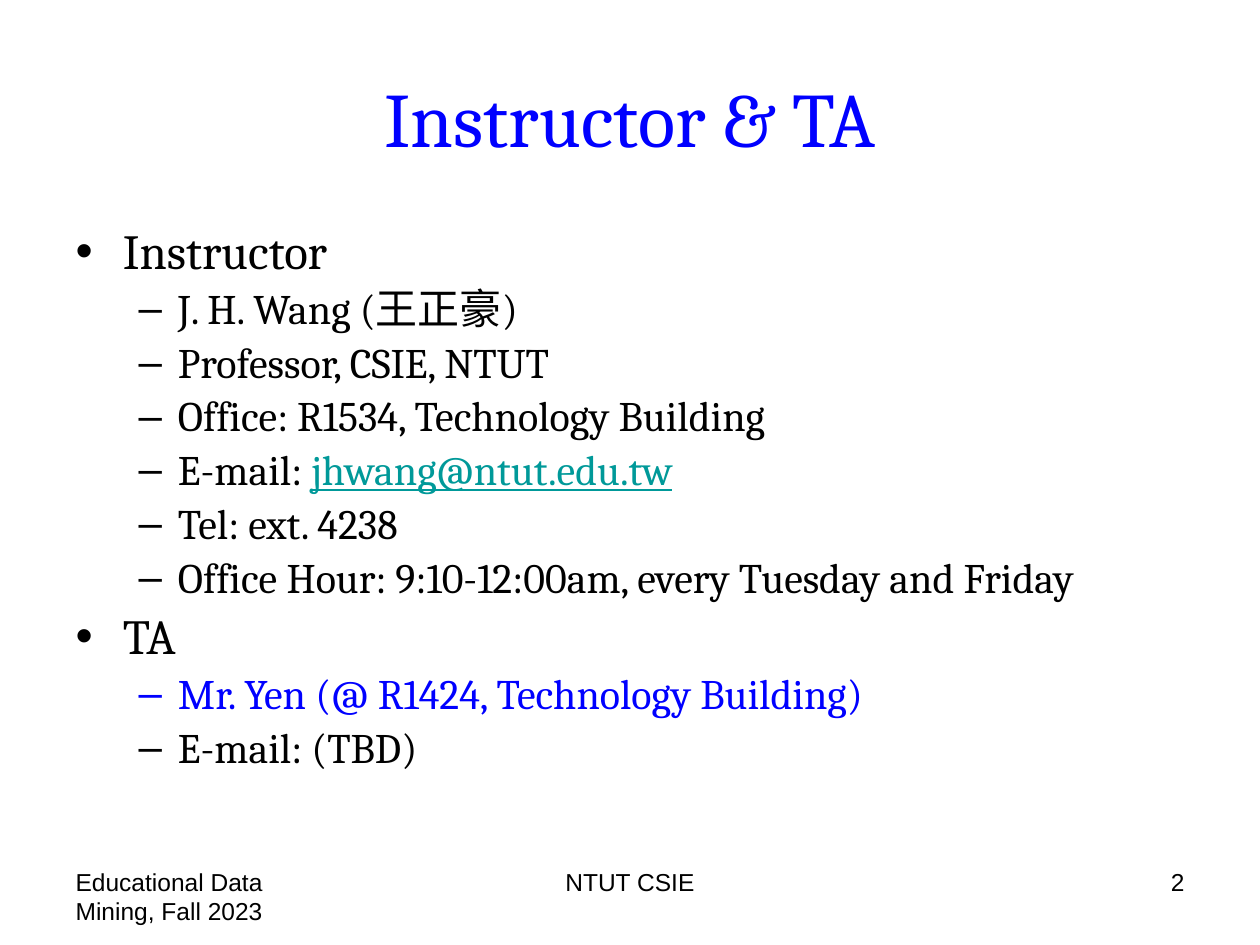
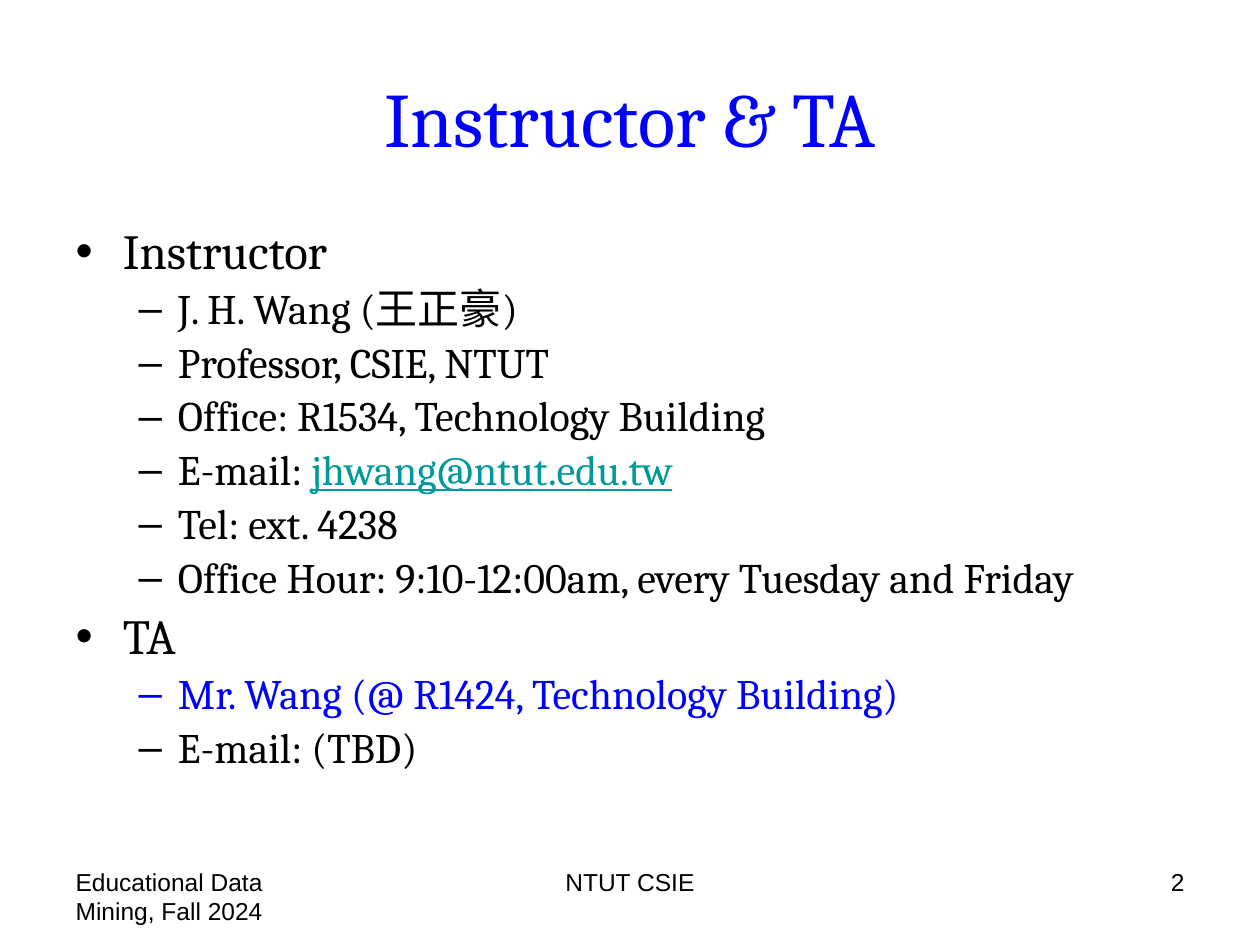
Before and after one commit to chriswjh/chriswjh.github.io, a slide deck: slide 2 of EDM/00-overview.pptx. Drawn at 1260x945 pixels with LibreOffice and Linux fonts; fonts in the diff are those of the drawing. Boxes give left, top, right and bottom in pixels: in the first picture for what was removed or moved away, otherwise in the second. Text is boxed around its words. In the diff, an @@ line names an element or a change of style, - is before the commit and + after.

```diff
--- a/EDM/00-overview.pptx
+++ b/EDM/00-overview.pptx
@@ text at box(178, 679, 898, 719): text changed @@
-  – Mr. Yen (@ R1424, Technology Building)
+  – Mr. Wang (@ R1424, Technology Building)
@@ text at box(76, 873, 263, 925): text changed @@
-Educational Data Mining, Fall 2023
+Educational Data Mining, Fall 2024
```
Also in this commit, not shown: 33 other slides changed.
